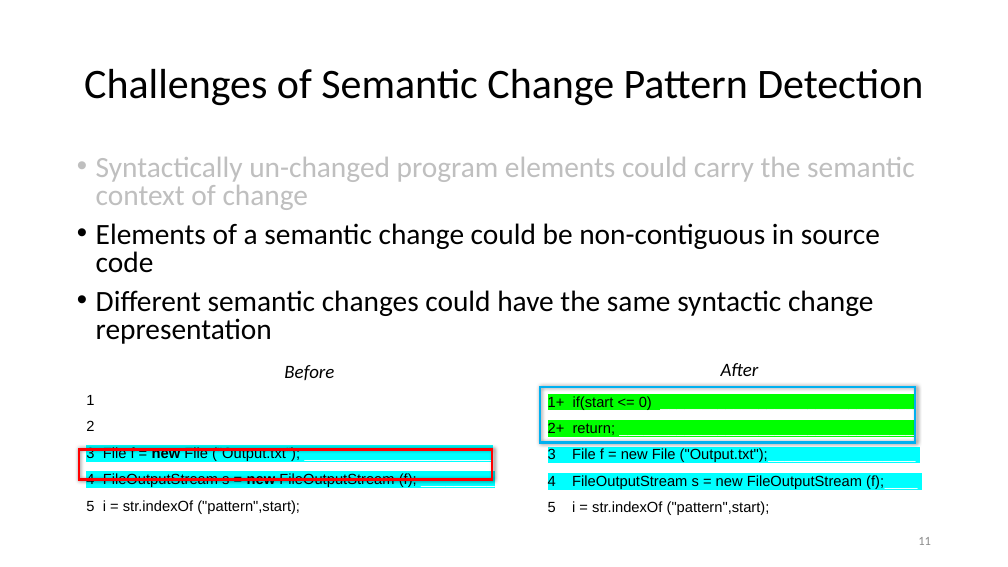
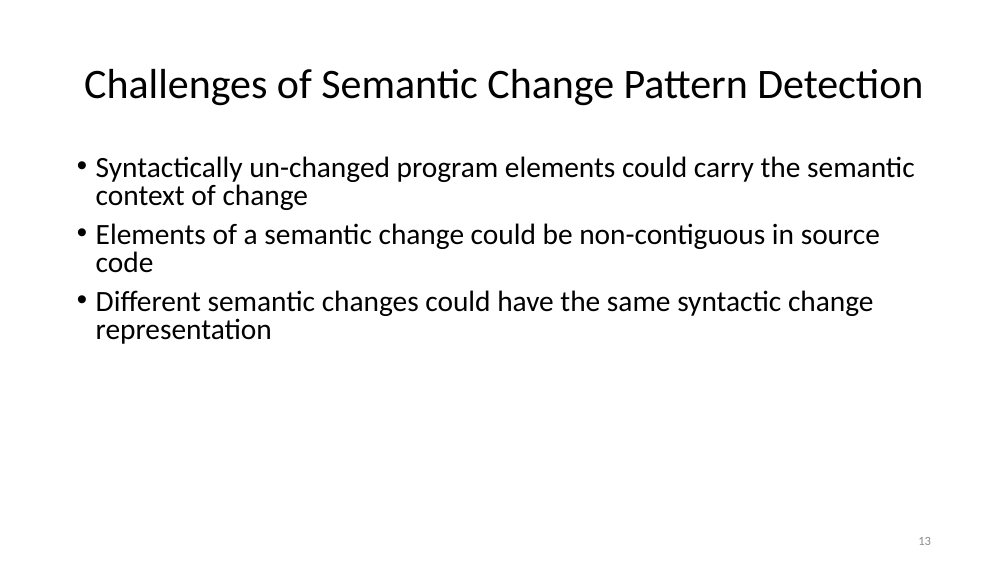
Before and after one commit to nguyenhoan/CPatMiner, a slide deck: slide 13 of CPatMiner_2.pptx (slide 11 before the commit). Drawn at 1008x567 pixels with LibreOffice and Linux fonts; fonts in the diff are those of the drawing. Boxes give left, top, right and bottom in pixels: in the first picture for what was removed or moved away, otherwise in the second. Text is boxed around its words. In the diff, an @@ line names an element or a change of style, - is before the commit and + after.

```diff
--- a/CPatMiner_2.pptx
+++ b/CPatMiner_2.pptx
@@ text at [96,156,915,210]: text colour #BFBFBF to #000000 in "Syntactically un-changed program elements could carry the ..." @@
@@ rectangle removed at [540,387,915,442] @@
@@ group removed at [86,363,917,515]: 4 texts @@
-1
-2
-3 File f = new File ("Output.txt"); _______________________
-4 FileOutputStream s = new FileOutputStream (f); _________
-5 i = str.indexOf ("pattern",start); ______________________
-Before
-1+ if(start <= 0) _______________________________
-2+ return; ____________________________________
-3 File f = new File ("Output.txt");__________________
-4 FileOutputStream s = new FileOutputStream (f);____
-5 i = str.indexOf ("pattern",start);____
-After
@@ rectangle removed at [79,449,492,479] @@
@@ page number at [918,537,931,545]: text changed @@
-11
+13
```
Also in this commit, not shown: 3 other slides changed, 2 slides added.
